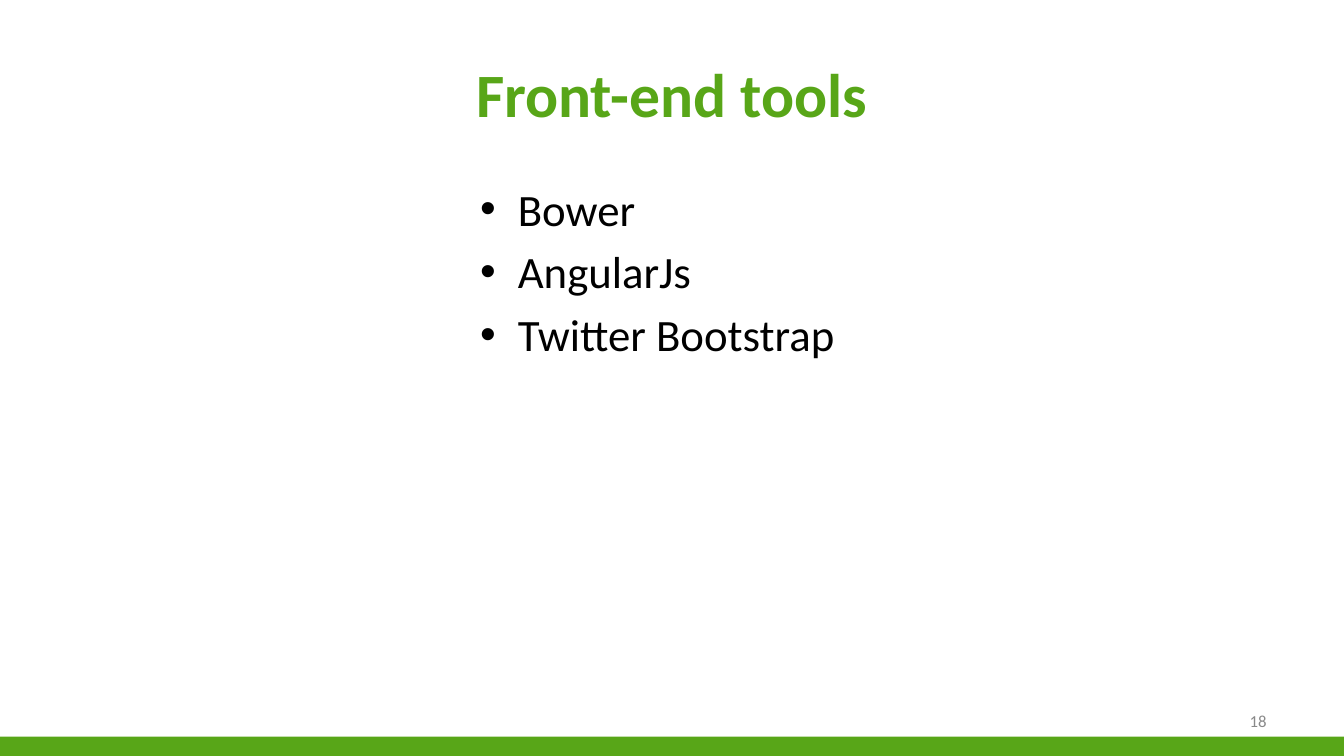
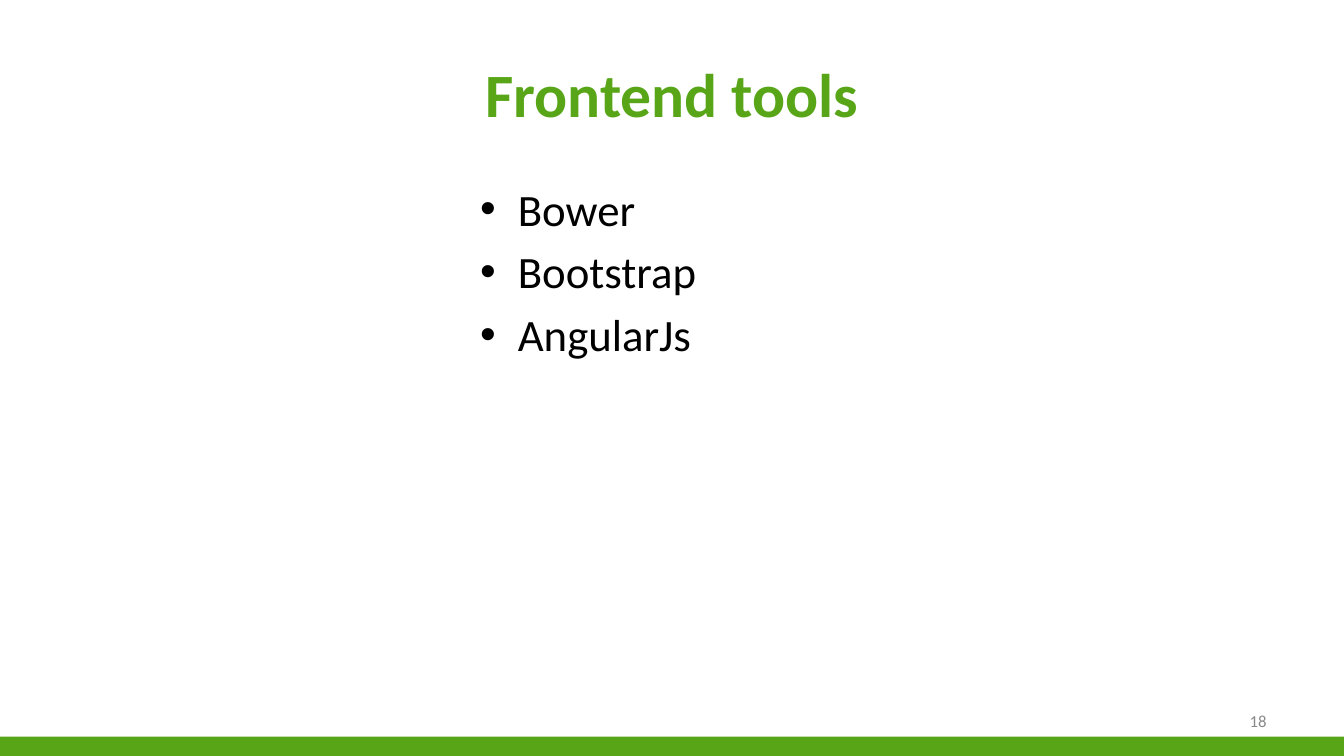
Before and after one commit to niekvandael/iTalent, a slide deck: slide 18 of italent/documents/Presentatie/Presentatie.pptx. Drawn at 1344x756 pixels with LibreOffice and Linux fonts; fonts in the diff are those of the drawing; background and template pictures are left out. Boxes give left, top, right and bottom in pixels: in the first picture for what was removed or moved away, otherwise in the second. Text is boxed around its words. In the diff, an @@ line names an element or a change of style, - is before the commit and + after.

```diff
--- a/italent/documents/Presentatie/Presentatie.pptx
+++ b/italent/documents/Presentatie/Presentatie.pptx
@@ title at [485,73,859,118]: text changed @@
-Front-end tools
+Frontend tools
@@ text at [518,259,696,296]: paragraph added @@
+• Bootstrap
@@ text at [518,320,834,359]: paragraph removed @@
-• Twitter Bootstrap
```
Also in this commit, not shown: 6 other slides changed, 2 slides added, 9 slides removed, 2 other files.
